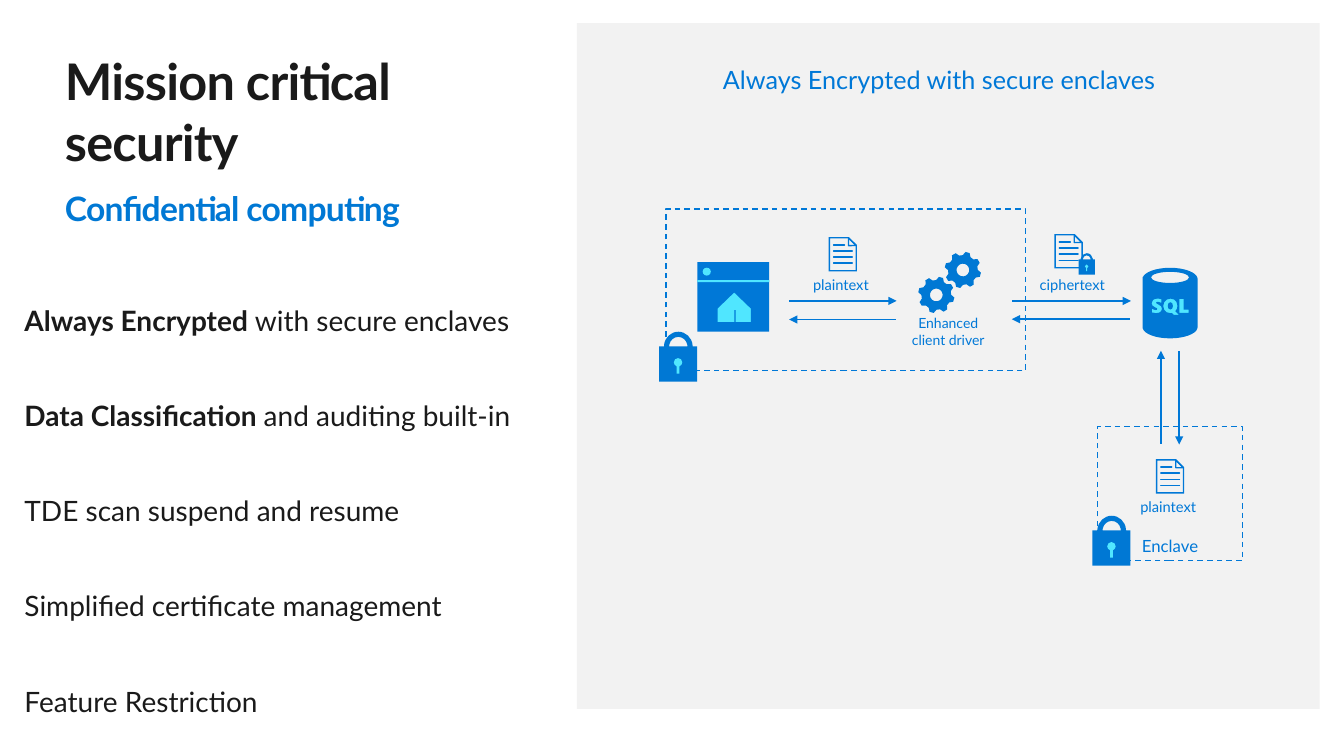
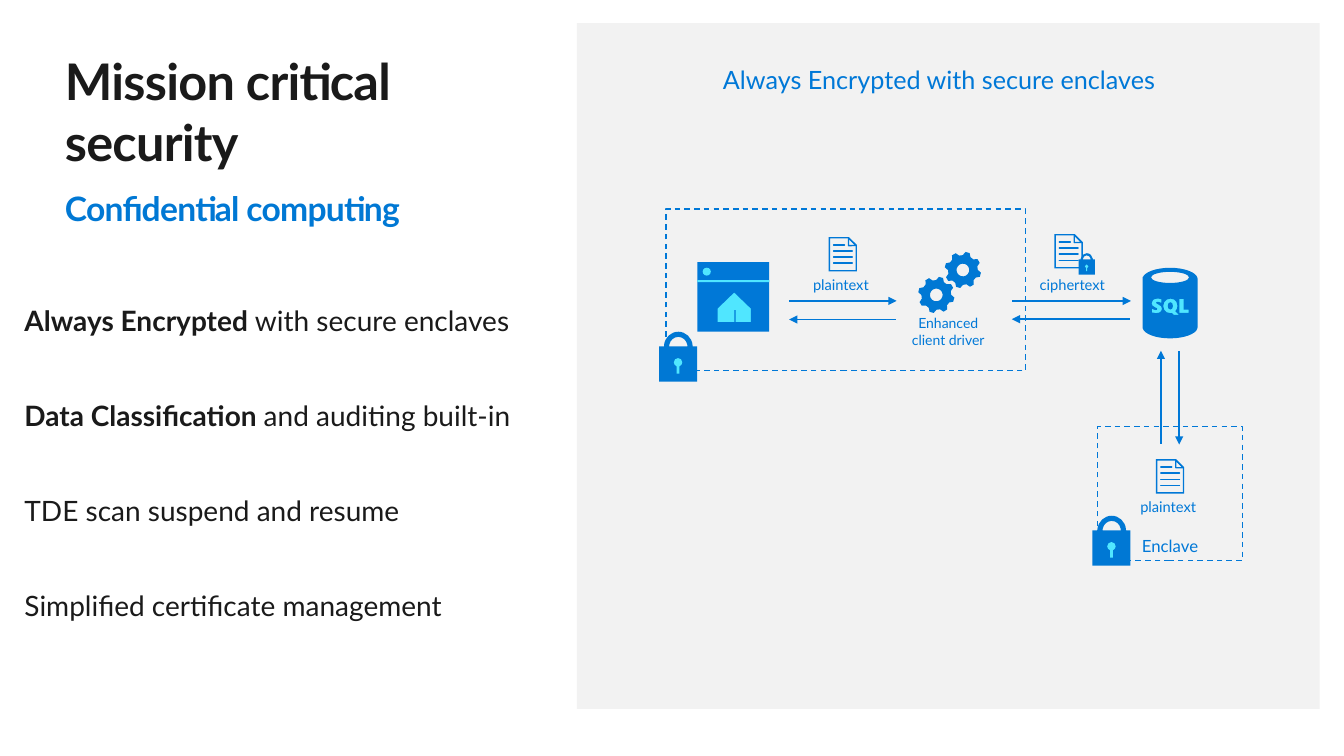
Before and after one commit to microsoft/sqlworkshops, a slide deck: slide 8 of sql2019lab/slides/SQL Server 2019 Modern Data Platform RC.pptx. Drawn at 1344x756 pixels with LibreOffice and Linux fonts; fonts in the diff are those of the drawing; background and template pictures are left out. Boxes give left, top, right and bottom in pixels: in the first picture for what was removed or moved away, otherwise in the second. Text is boxed around its words. In the diff, an @@ line names an element or a change of style, - is before the commit and + after.

```diff
--- a/sql2019lab/slides/SQL Server 2019 Modern Data Platform RC.pptx
+++ b/sql2019lab/slides/SQL Server 2019 Modern Data Platform RC.pptx
@@ text at (x1=24, y1=691, x2=258, y2=713): paragraph removed @@
-Feature Restriction
```
Also in this commit, not shown: 1 other slide changed, 2 other files.
